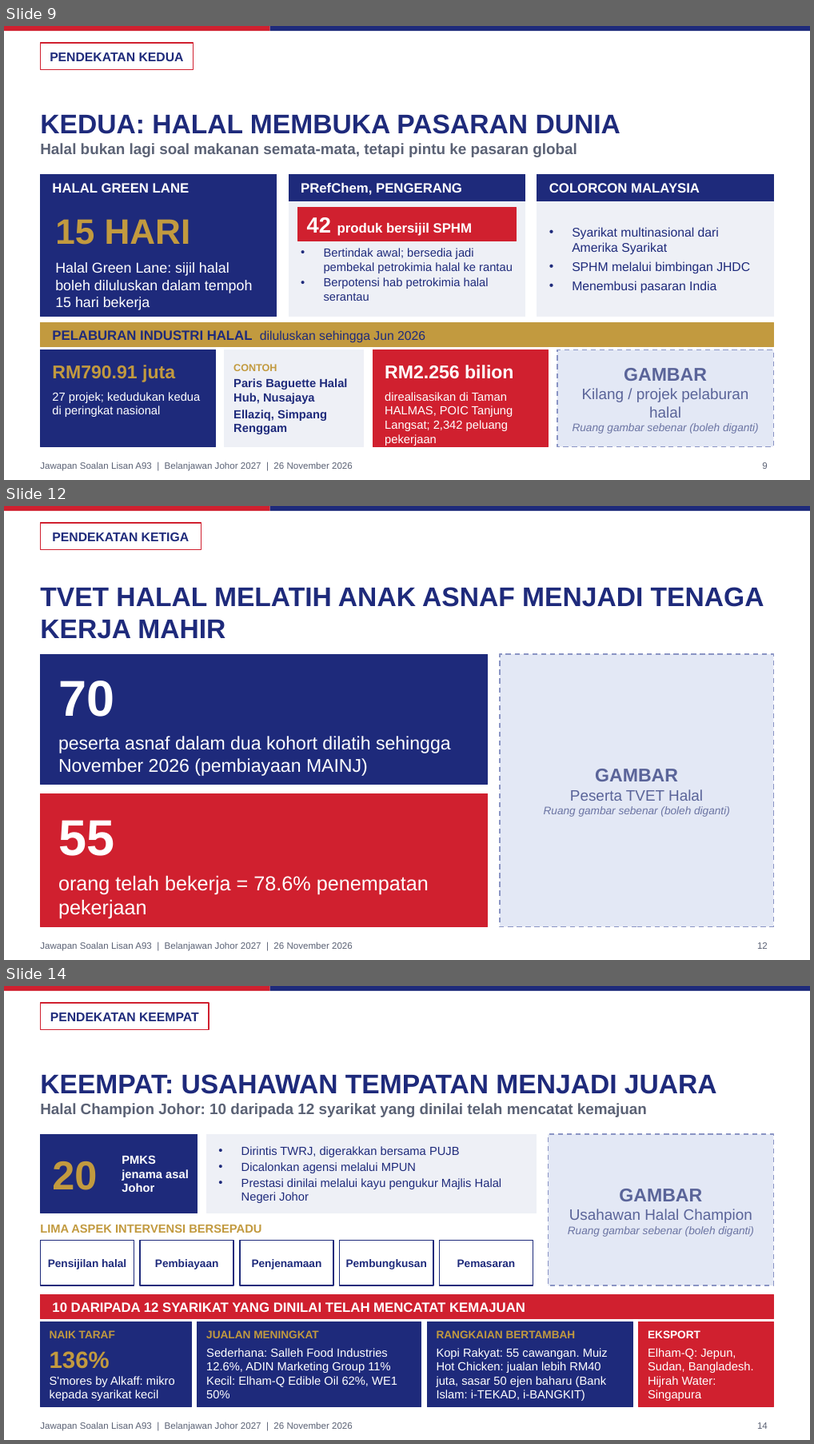
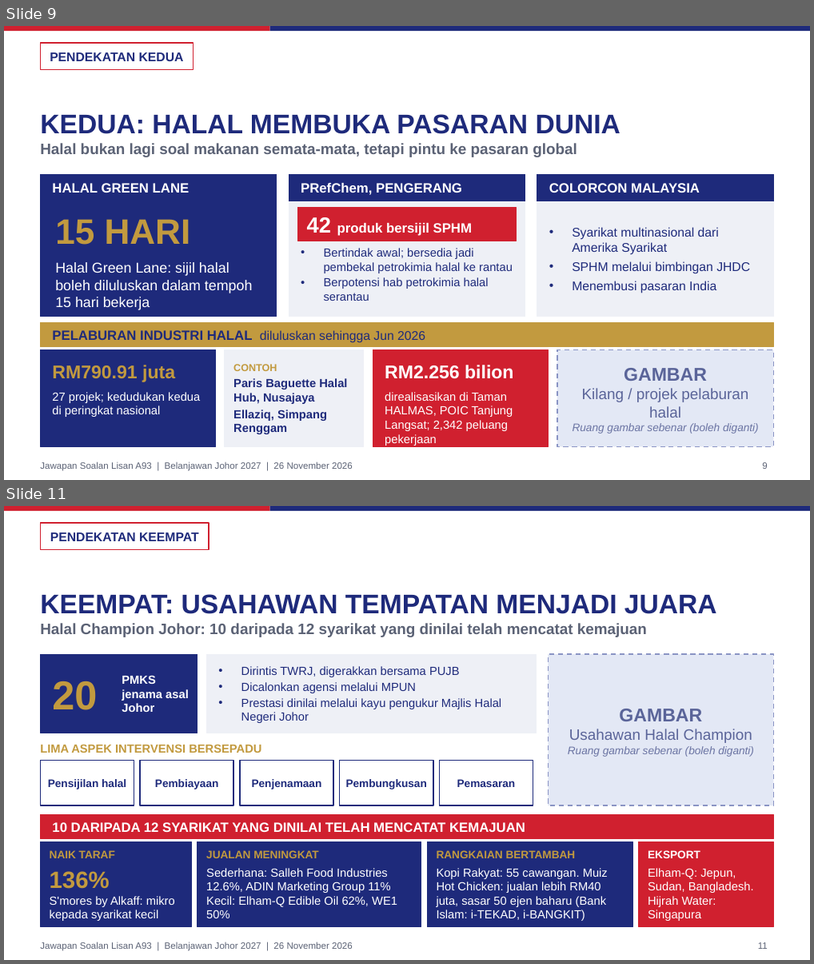
Before and after one commit to nawaljoe/Nawal, a slide deck: slides/A93_Halal_Johor_16x9.pptx. Shown one above the other, each under a label of ours: slides 9, 12 and 14 before the commit, slides 9 and 11 after it; the slides between them are not shown. The pictures are 814x1444 and 814x964 pixels, drawn with LibreOffice and Linux fonts; fonts in the diff are those of the drawing; background and template pictures are left out. Boxes give left, top, right and bottom in pixels: in the first picture for what was removed or moved away, otherwise in the second. Text is boxed around its words. In the diff, an @@ line names an element or a change of style, - is before the commit and + after.

```diff
--- a/slides/A93_Halal_Johor_16x9.pptx
+++ b/slides/A93_Halal_Johor_16x9.pptx
@@ slide 12 removed at [4, 506, 810, 960], background #FFFFFF; not listed: 3 template elements that a slide beside it also shows @@
@@ rectangle removed at [40, 523, 202, 549] @@
@@ text removed at [52, 532, 189, 541] @@
-PENDEKATAN KETIGA
@@ title removed at [40, 587, 765, 639] @@
-TVET HALAL MELATIH ANAK ASNAF MENJADI TENAGA KERJA MAHIR
@@ rectangle removed at [40, 654, 488, 784] @@
@@ rectangle removed at [500, 654, 774, 927] @@
@@ text removed at [58, 680, 114, 716] @@
-70
@@ text removed at [58, 736, 451, 776] @@
-peserta asnaf dalam dua kohort dilatih sehingga November 2026 (pembiayaan MAINJ)
@@ text removed at [544, 768, 730, 816] @@
-GAMBAR
-Peserta TVET Halal
-Ruang gambar sebenar (boleh diganti)
@@ rectangle removed at [40, 793, 488, 927] @@
@@ text removed at [58, 820, 114, 856] @@
-55
@@ text removed at [58, 875, 429, 919] @@
-orang telah bekerja = 78.6% penempatan pekerjaan
@@ page number removed at [758, 942, 768, 948] @@
-12
@@ what was slide 14 is now slide 11 @@
@@ page number at [758, 942, 768, 948]: text changed @@
-14
+11
```
Also in this commit, not shown: 1 slide changed, 2 other slides removed, 4 other files.
